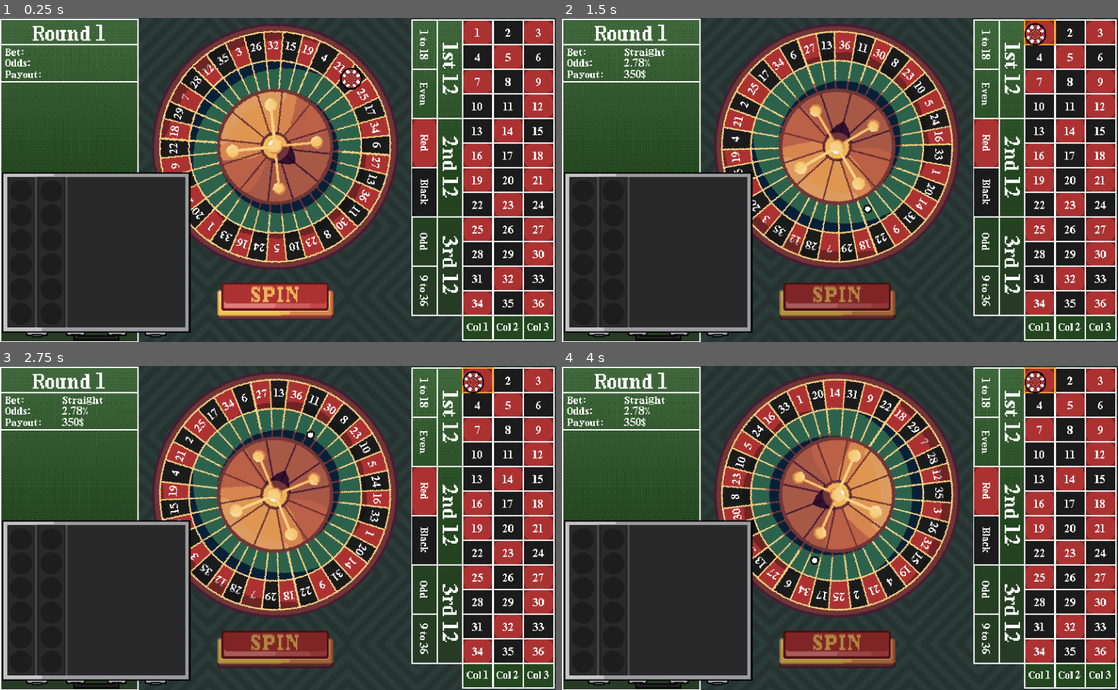
Above: before the commit, frames 1-4 (two rows, left to right).
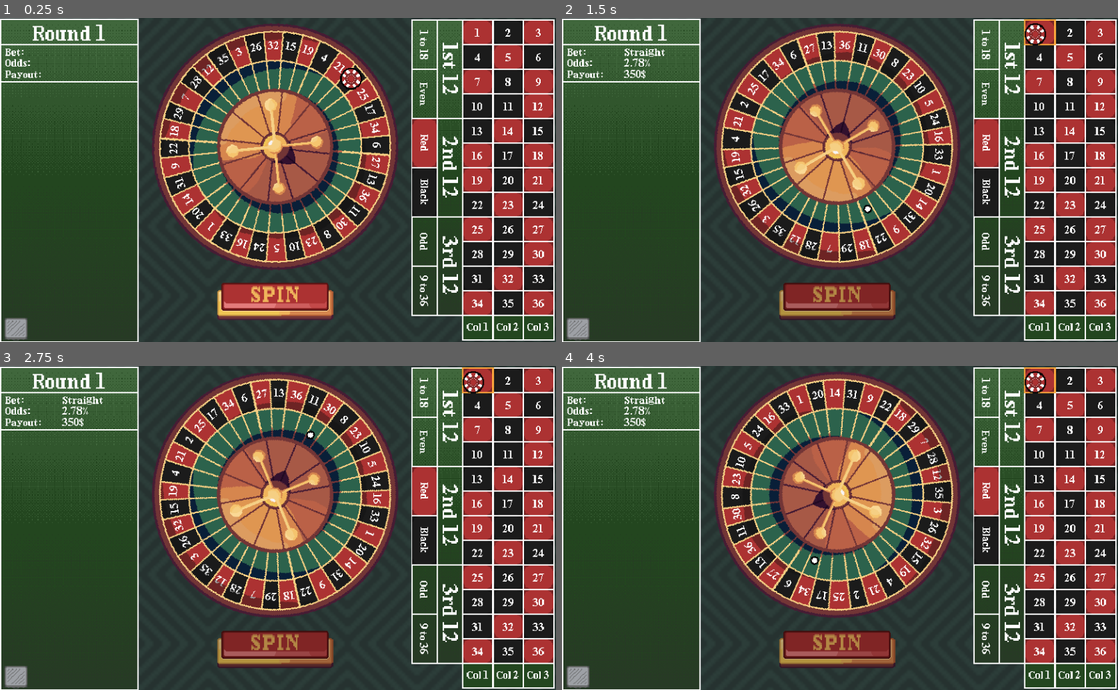
Above: after the commit, the same moments.

Repository: wonderdip/roulette-roguelike
Game: Godot game, scene res://scenes/roulette.tscn
The game is run twice, just before and just after one commit, with the same random seed, the same clock (stepped at 60 frames per second) and the same inputs.
Inputs (mouse positions are in pixels of both pictures, inside the frame that each line leads up to):
- Up to frame 1 (0.25 s): no input
- Up to frame 2 (1.5 s): drag from (912, 79) to (1040, 30) at 0.52 s; click (834, 299) at 1.25 s
- Up to frame 3 (2.75 s): drag from (166, 544) to (478, 378) at 2.02 s
- Up to frame 4 (4 s): move the mouse to (895, 456) at 2.77 s; click (895, 456) at 2.92 s; drag from (812, 592) to (1067, 378) at 3.52 s

The runs differ from the first frame. In frame 1, 9.4% of the frame differs, in the area x 0-35%, y 47-100%; in frame 2, 9.4%; in frame 3, 9.4%; in frame 4, 9.4%.

Commit message:
started on big case and small case

Diff:
--- a/scenes/brief_case.tscn
+++ b/scenes/brief_case.tscn
@@ -1,17 +1,38 @@
-[gd_scene load_steps=3 format=3 uid="uid://ctwdx2eioe7ms"]
+[gd_scene load_steps=5 format=3 uid="uid://ctwdx2eioe7ms"]
 
 [ext_resource type="Script" uid="uid://bha6hsotmdgyw" path="res://scripts/brief_case.gd" id="1_d1ryc"]
 [ext_resource type="Texture2D" uid="uid://bycfgs8jk7fac" path="res://Assets/poker_case.png" id="1_lqwp2"]
+[ext_resource type="Texture2D" uid="uid://b0dgn1fmor7o8" path="res://Assets/mini_chip_case.png" id="3_snhhq"]
+
+[sub_resource type="RectangleShape2D" id="RectangleShape2D_snhhq"]
+size = Vector2(32, 31)
 
 [node name="ChipCase" type="Node2D"]
 script = ExtResource("1_d1ryc")
 rows = 2
 col = 6
 
-[node name="Sprite2D" type="Sprite2D" parent="."]
+[node name="BigCase" type="Node2D" parent="."]
+
+[node name="Sprite2D" type="Sprite2D" parent="BigCase"]
 texture = ExtResource("1_lqwp2")
 
-[node name="Marker2D" type="Marker2D" parent="Sprite2D"]
+[node name="Marker2D" type="Marker2D" parent="BigCase/Sprite2D"]
+unique_name_in_owner = true
 position = Vector2(-119, -107)
 
-[node name="ChipSlots" type="Node2D" parent="."]
+[node name="ChipSlots" type="Node2D" parent="BigCase"]
+unique_name_in_owner = true
+
+[node name="SmallCase" type="Node2D" parent="."]
+
+[node name="Sprite2D" type="Sprite2D" parent="SmallCase"]
+texture = ExtResource("3_snhhq")
+
+[node name="SmallArea2D" type="Area2D" parent="SmallCase"]
+
+[node name="CollisionShape2D" type="CollisionShape2D" parent="SmallCase/SmallArea2D"]
+position = Vector2(-112, 100.5)
+shape = SubResource("RectangleShape2D_snhhq")
+
+[connection signal="input_event" from="SmallCase/SmallArea2D" to="." method="_on_small_area_2d_input_event"]
--- a/scenes/roulette.tscn
+++ b/scenes/roulette.tscn
@@ -160,6 +160,6 @@
 position = Vector2(485, 84)
 
 [node name="ChipCase" parent="." instance=ExtResource("21_waas3")]
-position = Vector2(133, 331)
+position = Vector2(134, 330)
 
 [connection signal="pressed" from="SpinButton" to="BallSpin" method="_on_spin_button_pressed"]
--- a/scripts/brief_case.gd
+++ b/scripts/brief_case.gd
@@ -9,9 +9,14 @@
 var x_offset: int = 8
 var y_offset: int = 3
 
+@onready var big_case: Node2D = $BigCase
+@onready var small_case: Node2D = $SmallCase
+
+
 # Called when the node enters the scene tree for the first time.
 func _ready() -> void:
-	start_pos = $Sprite2D/Marker2D.global_position
+	start_pos = %Marker2D.global_position
+	close_case()
 	spawn_chip_slots()
 
 func get_center(number: int) -> Vector2:
@@ -21,11 +26,25 @@
 		start_pos.x + col * (chip_width + x_offset),
 		start_pos.y + row * (chip_width + y_offset)
 	)+ Vector2(chip_width, chip_width) * 0.5
-	return $ChipSlots.to_local(global_pos)
+	return %ChipSlots.to_local(global_pos)
+
+func open_case():
+	big_case.show()
+	small_case.hide()
+
+
+func close_case():
+	big_case.hide()
+	small_case.show()
 
 func spawn_chip_slots():
 	for i in range(1, 13):
 		var slot = ChipSlot.new()
 		slot.slot_number = i
 		slot.position = get_center(i)
-		$ChipSlots.add_child(slot)
+		%ChipSlots.add_child(slot)
+
+func _on_small_area_2d_input_event(viewport: Node, event: InputEvent, shape_idx: int) -> void:
+	if event is InputEventMouseButton and event.button_index == MOUSE_BUTTON_LEFT:
+		if event.pressed:
+			open_case()
Binary file added: Assets/mini_chip_case.png
Not shown, added: Assets/mini_chip_case.png.import
